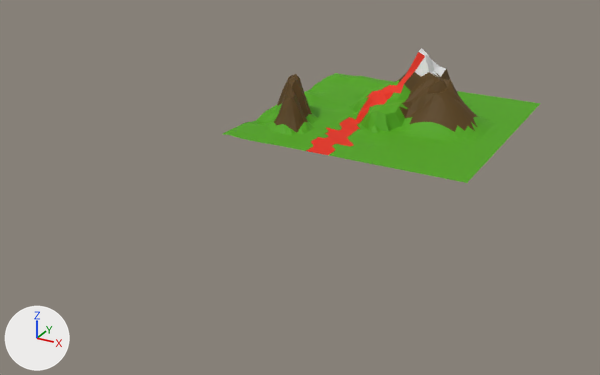
Renders of the OBJ model The Floor is Lava/Assets/Assets/Level/level_obj.obj from each side of a commit.
The view is the same before and after, from a camera (50 mm lens) standing at (20.1, -48.9, 18.0) and looking at (-2.8, -7.3, -2.8). The axes (+X, +Y, +Z) are drawn at lower left. The lights are the same throughout. Where no turn or scale is listed for an object, it has been applied to the vertices.

The first picture shows 'Level_Plane'.
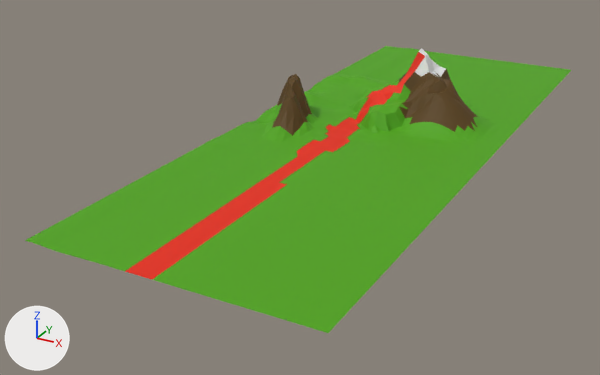
Commit message: Lengthen level model

What the commit changed:
me_level_plane is used by ob_level_plane; location (0.0, 0.0, 0.0).
me_level_plane had 1089 vertices, 2048 faces and spanned x -8.0..8.0, y -8.0..8.0, z -0.4..4.3.
me_level_plane now has 1353 vertices, 2304 faces and spans x -8.0..8.0, y -24.6..17.9, z -0.4..4.3.
me_level_plane part 1: 198 vertices moved from x -8.0..8.0, y -8.0..-5.5, z -0.1..0.4 to x -8.0..8.0, y -10.2..-5.9, z -0.1..0.4; 132 vertices added at x -8.0..8.0, y -24.6..-11.3, z 0.0.
me_level_plane part 2: 132 vertices added at x -8.0..8.0, y 9.0..17.9, z 0.0..0.1.
me_level_plane part 3: 5 faces spanning x -3.0..-2.0, y -3.5..-2.5, z -0.1..0.0 switch from mat_grass (green #4fa500) to mat_lava (red #e72500).
me_level_plane part 4: 8 faces spanning x -1.0..0.0, y -10.2..-5.0, z -0.1..0.0 switch from mat_lava (red #e72500) to mat_grass (green #4fa500).

Changed parts and their boxes (x1, y1, x2, y2) in the pictures (600 x 375 px; the box of a moved part takes in the faces that stretch with it):
'Level_Plane', reshaped (71% wider, 112% taller): before (223, 48, 541, 183); after (25, 46, 571, 333)
part 1 of me_level_plane, moved or reshaped: before (223, 120, 469, 183); after (25, 120, 469, 333)
part 2 of me_level_plane, added (green): after (337, 46, 571, 103)
part 3 of me_level_plane, recoloured: (326, 124, 342, 130) in both
part 4 of me_level_plane, recoloured: before (321, 142, 353, 155); after (304, 142, 350, 167)
